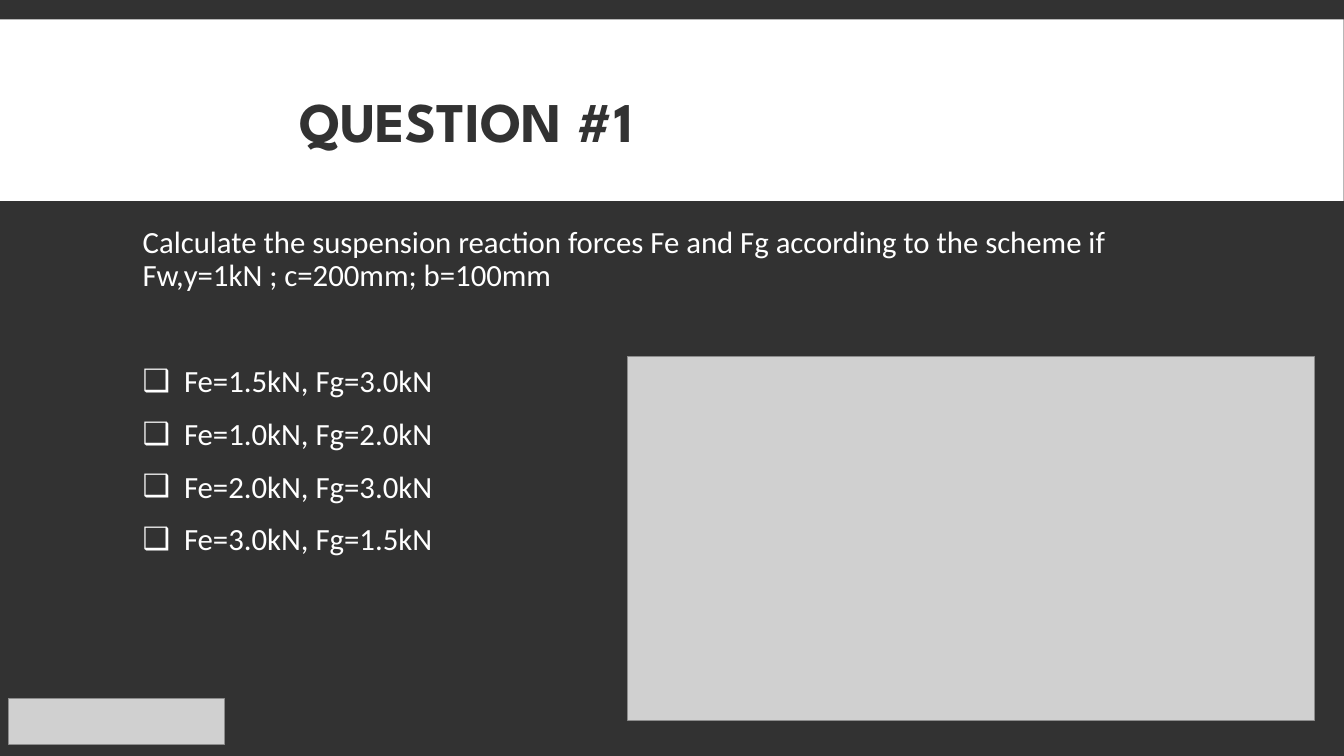
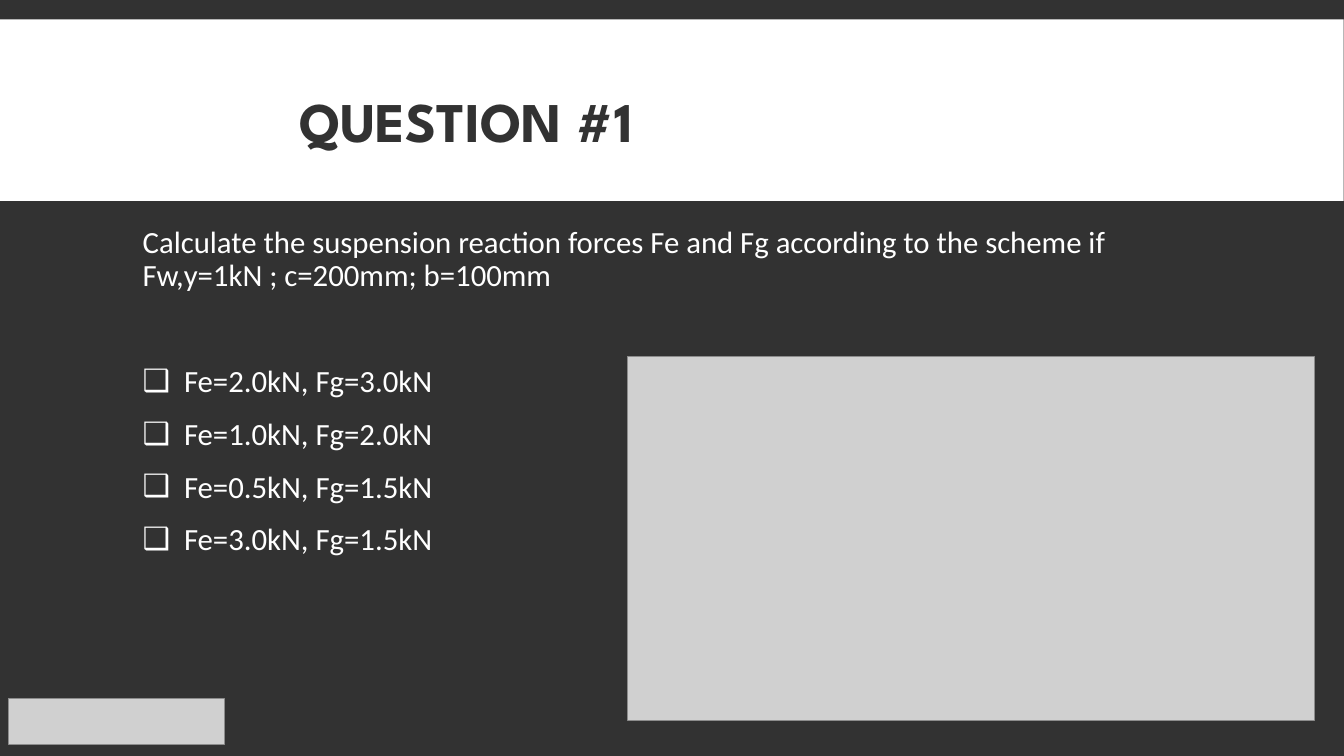
Before and after one commit to EOSCogniton/Intergen, a slide deck: slide 2 of 08_Quizz_competition/2018_Quizz3.pptx. Drawn at 1344x756 pixels with LibreOffice and Linux fonts; fonts in the diff are those of the drawing; grey boxes stand for pictures. Boxes give left, top, right and bottom in pixels: in the first picture for what was removed or moved away, otherwise in the second. Text is boxed around its words. In the diff, an @@ line names an element or a change of style, - is before the commit and + after.

```diff
--- a/08_Quizz_competition/2018_Quizz3.pptx
+++ b/08_Quizz_competition/2018_Quizz3.pptx
@@ text at bbox=[184, 370, 433, 398]: text changed @@
-❑ Fe=1.5kN, Fg=3.0kN
+❑ Fe=2.0kN, Fg=3.0kN
@@ text at bbox=[184, 476, 433, 504]: text changed @@
-❑ Fe=2.0kN, Fg=3.0kN
+❑ Fe=0.5kN, Fg=1.5kN
```
Also in this commit, not shown: 4 other slides changed.
